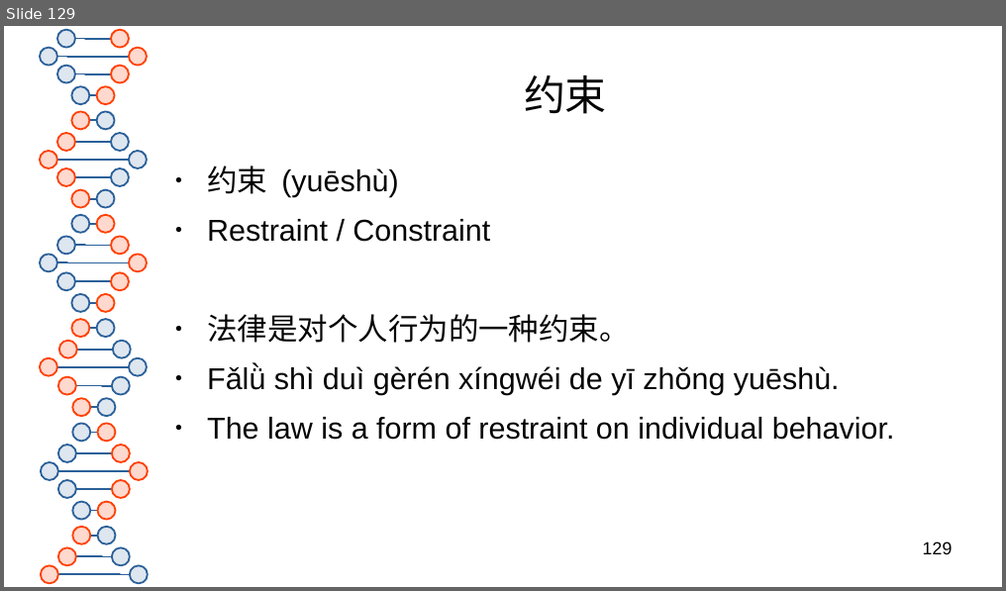
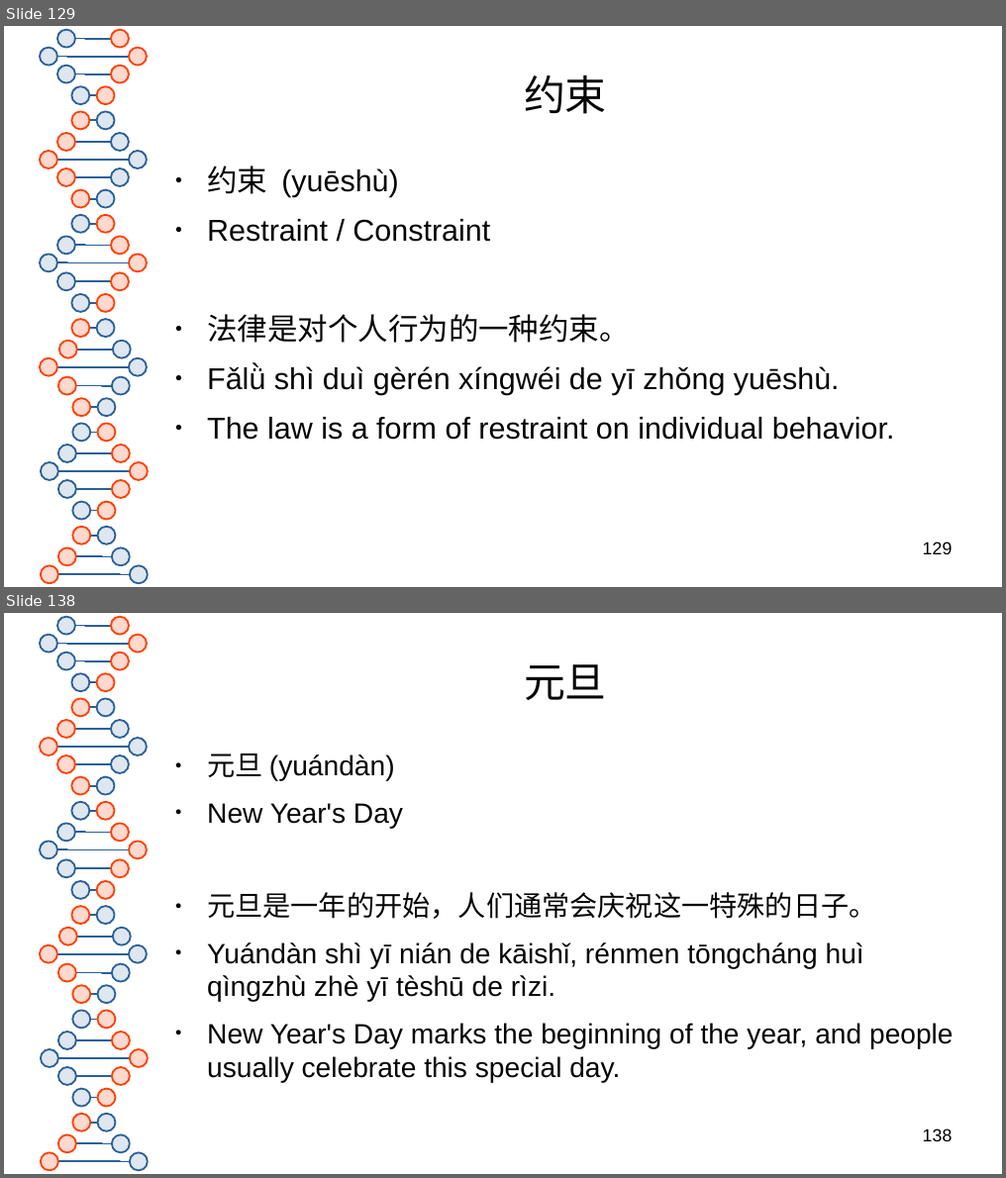
Before and after one commit to 23x41/HSK3.0, a slide deck: HSK 3.0 Level 5.odp. Shown one above the other, each under a label of ours: slide 129 before the commit, slides 129 and 138 after it; the slides between them are not shown. The pictures are 1006x591 and 1006x1178 pixels, drawn with LibreOffice and Linux fonts; fonts in the diff are those of the drawing. Boxes give left, top, right and bottom in pixels: in the first picture for what was removed or moved away, otherwise in the second. Text is boxed around its words. In the diff, an @@ line names an element or a change of style, - is before the commit and + after.

```diff
--- a/HSK 3.0 Level 5.odp
+++ b/HSK 3.0 Level 5.odp
@@ slide 138 added at bbox=[4, 613, 1002, 1174], background #FFFFFF; not listed: 81 template elements that a slide beside it also shows @@
@@ title added at bbox=[524, 664, 607, 700], 33 pt, text #050505 @@
+元旦
@@ text added at bbox=[207, 754, 953, 1082], 22.2 pt, text #050505 @@
+● 元旦 (yuándàn)
+● New Year's Day
+● 元旦是一年的开始，人们通常会庆祝这一特殊的日子。
+● Yuándàn shì yī nián de kāishǐ, rénmen tōngcháng huì qìngzhù zhè yī tèshū de rìzi.
+● New Year's Day marks the beginning of the year, and people usually celebrate this special day.
@@ page number added at bbox=[923, 1129, 952, 1142], 14 pt, text #000000 @@
+138
```
Also in this commit, not shown: 71 other slides added, 1 other file.
